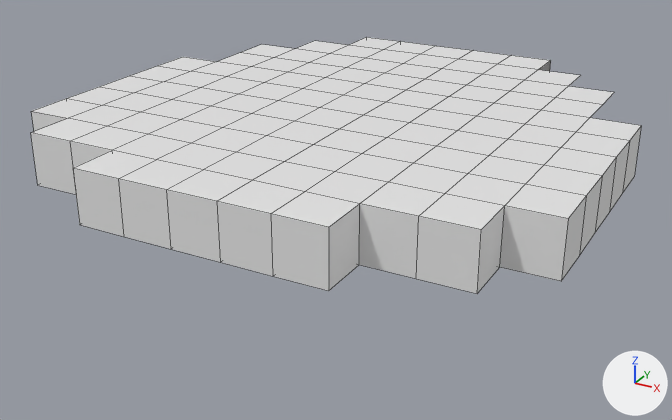
The Blender file GAP.blend, before and after one commit.
The view is the same before and after, from a 50 mm lens placed at (4.57, -8.7, 4.94), pointed at (0.33, -0.98, 1.09). Every picture has the same lights, and +X, +Y and +Z are marked at lower right. The picture after the commit comes second. Mesh edges are drawn as thin lines.
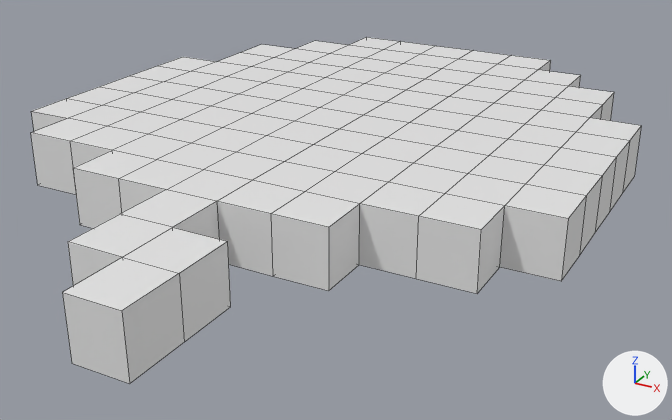
The newer file is also rescaled (x1.017), turned or shifted as a whole; pictures and numbers use the older file's frame.

Pixel boxes (x1, y1, x2, y2) of what changed, in the pictures (672 x 420 px):
'Cube', reshaped (35% taller): before (31, 37, 641, 294); after (31, 37, 641, 384)
part 1 of me_cube, added: after (539, 61, 614, 121)
part 2 of me_cube, built on: before (166, 190, 220, 262); after (62, 190, 231, 384)

The change in detail:
me_cube is used by ob_cube; location (0.0, 0.0, 0.0).
Verts and faces of me_cube; kept vertices keep their numbers, new ones are numbered from 244.
Before the commit, vertices of me_cube: 0 (1.33, 2.92, 1.33), 23 (1.33, 2.92, 1.9) at pixel (550, 60), 30 (2.92, 0.8, 1.9) at pixel (641, 125), 47 (2.92, 0.8, 1.33) at pixel (634, 176), 117 (1.33, 2.39, 1.33).
Before the commit, vertices of me_cube: 127 (1.86, 2.39, 1.33), 128 (1.86, 1.86, 1.33), 137 (2.39, 1.86, 1.33), 138 (2.39, 1.33, 1.33), 139 (2.39, 0.8, 1.33).
Before the commit, vertices of me_cube: 146 (2.39, 1.86, 1.9) at pixel (614, 92), 147 (2.39, 1.33, 1.9) at pixel (602, 104), 148 (2.39, 0.8, 1.9) at pixel (589, 117), 155 (1.86, 2.39, 1.9) at pixel (580, 75), 156 (1.86, 1.86, 1.9) at pixel (568, 86).
Before the commit, vertices of me_cube: 165 (1.33, 2.39, 1.9) at pixel (538, 69).
me_cube had 244 vertices, 228 faces and spanned x -2.92..2.92, y -2.92..2.92, z 1.33..1.9.
me_cube now has 260 vertices, 258 faces and spans x -2.92..2.92, y -4.71..2.92, z 1.33..1.9.
Part 1, on me_cube:
New faces: (0, 23, 165, 117), (117, 165, 155, 127), (127, 155, 156, 128), (128, 156, 146, 137), (137, 146, 147, 138), (138, 147, 148, 139).
New faces: (30, 47, 139, 148).
Part 2, on me_cube:
1 face is deleted.
16 vertices are added at x -0.27..0.78, y -4.71..-3.52, z 1.33..1.9.
17 new faces join them.
Other edits to the shape of me_cube do not show in these pictures.
